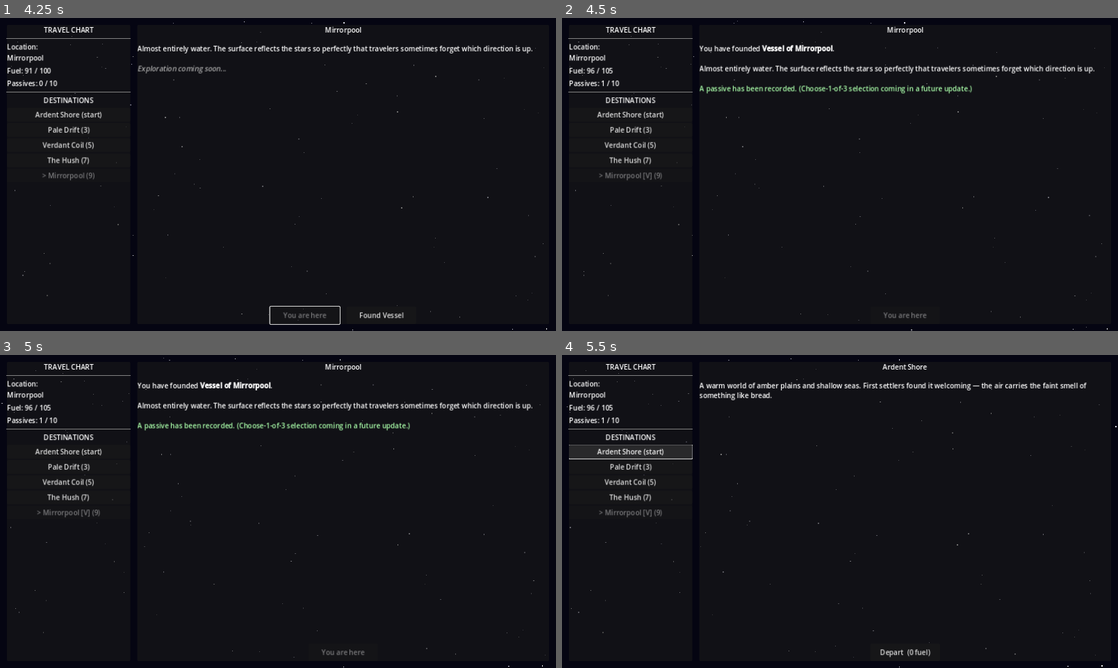
Above: before the commit, frames 1-4 (two rows, left to right).
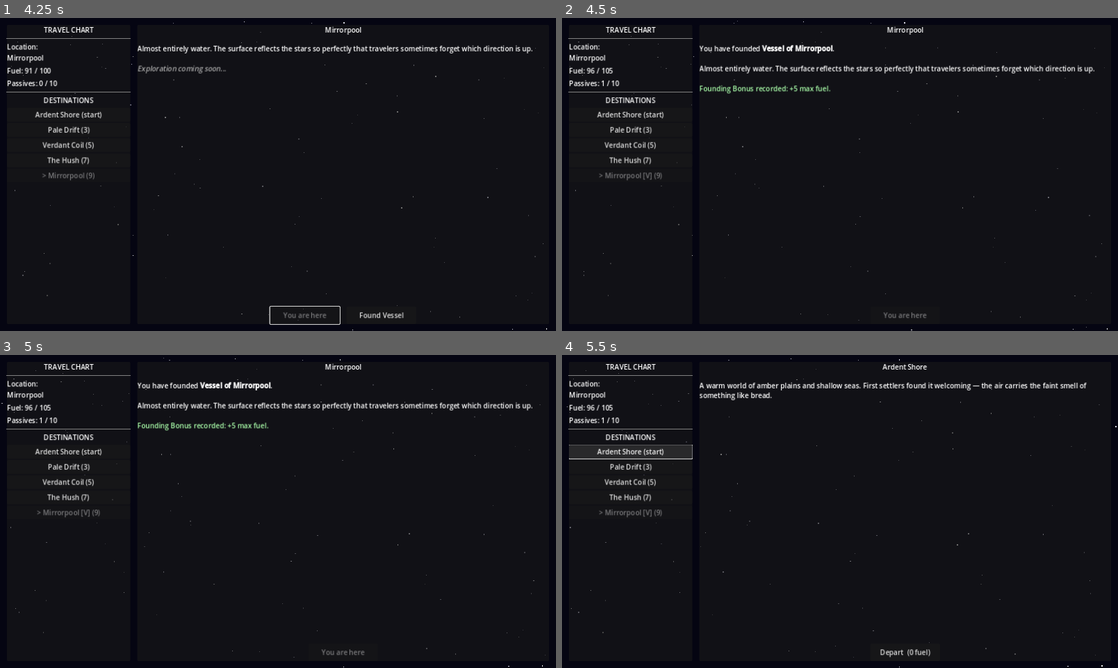
Above: after the commit, the same moments.

Repository: ColdTie/Metanoia-Vessel-2D
Game: Godot game, scene res://scenes/travel/travel_screen.tscn
Same seed, same stepped clock (60 frames per second), same inputs: the game is played once before the commit and once after it.
Inputs:
- Up to frame 1 (4.25 s): click "Pale Drift (3)" at 0.5 s; click "Verdant Coil (5)" at 1.25 s; click "The Hush (7)" at 2 s; click "Mirrorpool (9)" at 2.75 s; click "Depart (9 fuel)" at 3.5 s
- Up to frame 2 (4.5 s): click "Found Vessel" at 4.25 s
- Up to frame 3 (5 s): no input
- Up to frame 4 (5.5 s): click "Ardent Shore (start)" at 5 s

Frame 1 is identical in both runs. In frame 2, 0.6% of the frame differs, in the area x 24-74%, y 21-25%; in frame 3, 0.6%; in frame 4, nothing differs.

Commit message:
feat: choose-1-of-3 passive reward on settling
Adds GameState.PASSIVE_ROSTER and draw_passive_choices() to pick unique
passives not yet granted. First settlement still auto-grants Founding
Bonus (+5 max fuel); every settlement after that shows an in-code
pick-1-of-3 overlay in travel_screen.gd. Falls back gracefully when the
roster pool runs low. Updates design/systems.md and content-log.md.

Diff:
--- a/scripts/autoloads/game_state.gd
+++ b/scripts/autoloads/game_state.gd
@@ -3,6 +3,20 @@
 # Singleton: all mutable game state. Access via GameState.x anywhere.
 
 const MAX_PASSIVES := 10  # Reaching this triggers void unlock check
+
+# Passive pool for settling rewards. "founding_bonus" is reserved for the
+# player's first settlement (granted automatically, not drawn); the rest
+# are offered as a choose-1-of-3 on every settlement after that.
+# Effects beyond founding_bonus's +5 max fuel are flavor-only for now —
+# wiring their mechanics into gameplay is future work.
+const PASSIVE_ROSTER: Array = [
+	{"id": "founding_bonus", "name": "Founding Bonus", "desc": "First settlement — +5 max fuel."},
+	{"id": "root_knowledge", "name": "Root Knowledge", "desc": "Jungle worlds yield extra specimens."},
+	{"id": "echo_listener", "name": "Echo Listener", "desc": "Unlocks extra creature dialogue options."},
+	{"id": "frost_hardened", "name": "Frost Hardened", "desc": "Ice-world travel costs 1 less fuel."},
+	{"id": "tide_reader", "name": "Tide Reader", "desc": "Ocean worlds reveal hidden specimens."},
+	{"id": "dust_walker", "name": "Dust Walker", "desc": "Desert worlds never trigger forced combat."},
+]
 
 var current_world: String = "Ardent Shore"
 var passives: Array = []          # Array of {id, name, desc, source}
@@ -137,6 +151,30 @@
 	return true
 
 
+func get_granted_passive_ids() -> Array:
+	var ids: Array = []
+	for p in passives:
+		ids.append(p.get("id", ""))
+	return ids
+
+
+func get_available_passives() -> Array:
+	var granted := get_granted_passive_ids()
+	var available: Array = []
+	for p in PASSIVE_ROSTER:
+		if p["id"] == "founding_bonus":
+			continue
+		if not granted.has(p["id"]):
+			available.append(p)
+	return available
+
+
+func draw_passive_choices(count: int = 3) -> Array:
+	var pool := get_available_passives()
+	pool.shuffle()
+	return pool.slice(0, min(count, pool.size()))
+
+
 func add_specimen(specimen_id: String, world_id: String) -> void:
 	specimens.append({"id": specimen_id, "world_id": world_id})
 
--- a/scripts/travel/travel_screen.gd
+++ b/scripts/travel/travel_screen.gd
@@ -287,28 +287,99 @@
 	if world.get("settled", false):
 		return
 
+	var is_first_settlement: bool = GameState.get_granted_passive_ids().is_empty()
+
 	world["settled"] = true
 	world["vessel_name"] = "Vessel of " + world["name"]
-
-	# Grant the founding passive (choose-1-of-3 UI is TODO)
-	GameState.add_passive({
-		"id": "founding_bonus",
-		"name": "Founding Bonus",
-		"desc": "The act of founding grants clarity. +5 max fuel.",
-		"source": world["name"],
-	})
-	GameState.max_fuel += 5
-	GameState.refuel(5)
 
 	_settle_button.visible = false
 	_populate_destinations()
 	_refresh_status()
 
+	if is_first_settlement:
+		GameState.add_passive({
+			"id": "founding_bonus",
+			"name": "Founding Bonus",
+			"desc": "The act of founding grants clarity. +5 max fuel.",
+			"source": world["name"],
+		})
+		GameState.max_fuel += 5
+		GameState.refuel(5)
+		_world_desc_label.text = \
+			"You have founded [b]" + world["vessel_name"] + "[/b].\n\n" \
+			+ world.get("description", "") \
+			+ "\n\n[color=#aaffaa]Founding Bonus recorded: +5 max fuel.[/color]"
+		_refresh_status()
+		SaveLoad.save_game()
+		return
+
+	var choices := GameState.draw_passive_choices(3)
+	if choices.is_empty():
+		_world_desc_label.text = \
+			"You have founded [b]" + world["vessel_name"] + "[/b].\n\n" \
+			+ world.get("description", "") \
+			+ "\n\n[color=#aaaaaa][i]No passives left to offer.[/i][/color]"
+		SaveLoad.save_game()
+	else:
+		_show_passive_choice_overlay(world, choices)
+
+
+func _show_passive_choice_overlay(world: Dictionary, choices: Array) -> void:
+	var canvas := CanvasLayer.new()
+	canvas.name = "PassiveChoiceOverlay"
+	canvas.layer = 10
+	add_child(canvas)
+
+	var dim := ColorRect.new()
+	dim.set_anchors_and_offsets_preset(Control.PRESET_FULL_RECT)
+	dim.color = Color(0.0, 0.0, 0.0, 0.72)
+	canvas.add_child(dim)
+
+	var panel := PanelContainer.new()
+	panel.set_anchor(SIDE_LEFT,   0.5)
+	panel.set_anchor(SIDE_TOP,    0.5)
+	panel.set_anchor(SIDE_RIGHT,  0.5)
+	panel.set_anchor(SIDE_BOTTOM, 0.5)
+	panel.set_offset(SIDE_LEFT,   -260.0)
+	panel.set_offset(SIDE_TOP,    -160.0)
+	panel.set_offset(SIDE_RIGHT,  260.0)
+	panel.set_offset(SIDE_BOTTOM, 160.0)
+	dim.add_child(panel)
+
+	var vbox := VBoxContainer.new()
+	vbox.add_theme_constant_override("separation", 10)
+	panel.add_child(vbox)
+
+	var title := Label.new()
+	title.text = "Choose a Passive for " + world["vessel_name"]
+	title.horizontal_alignment = HORIZONTAL_ALIGNMENT_CENTER
+	title.autowrap_mode = TextServer.AUTOWRAP_WORD_SMART
+	vbox.add_child(title)
+	vbox.add_child(HSeparator.new())
+
+	for choice in choices:
+		var btn := Button.new()
+		btn.text = choice["name"] + "\n" + choice["desc"]
+		btn.custom_minimum_size = Vector2(0.0, 56.0)
+		var picked: Dictionary = choice
+		btn.pressed.connect(func(): _on_passive_chosen(world, picked, canvas))
+		vbox.add_child(btn)
+
+
+func _on_passive_chosen(world: Dictionary, passive: Dictionary, overlay: CanvasLayer) -> void:
+	GameState.add_passive({
+		"id": passive["id"],
+		"name": passive["name"],
+		"desc": passive["desc"],
+		"source": world["name"],
+	})
+	overlay.queue_free()
+	_refresh_status()
+
 	_world_desc_label.text = \
 		"You have founded [b]" + world["vessel_name"] + "[/b].\n\n" \
 		+ world.get("description", "") \
-		+ "\n\n[color=#aaffaa]A passive has been recorded. " \
-		+ "(Choose-1-of-3 selection coming in a future update.)[/color]"
+		+ "\n\n[color=#aaffaa]Passive gained: " + passive["name"] + "[/color]"
 
 	SaveLoad.save_game()
 
Not shown, changed: design/content-log.md
Not shown, changed: design/systems.md
